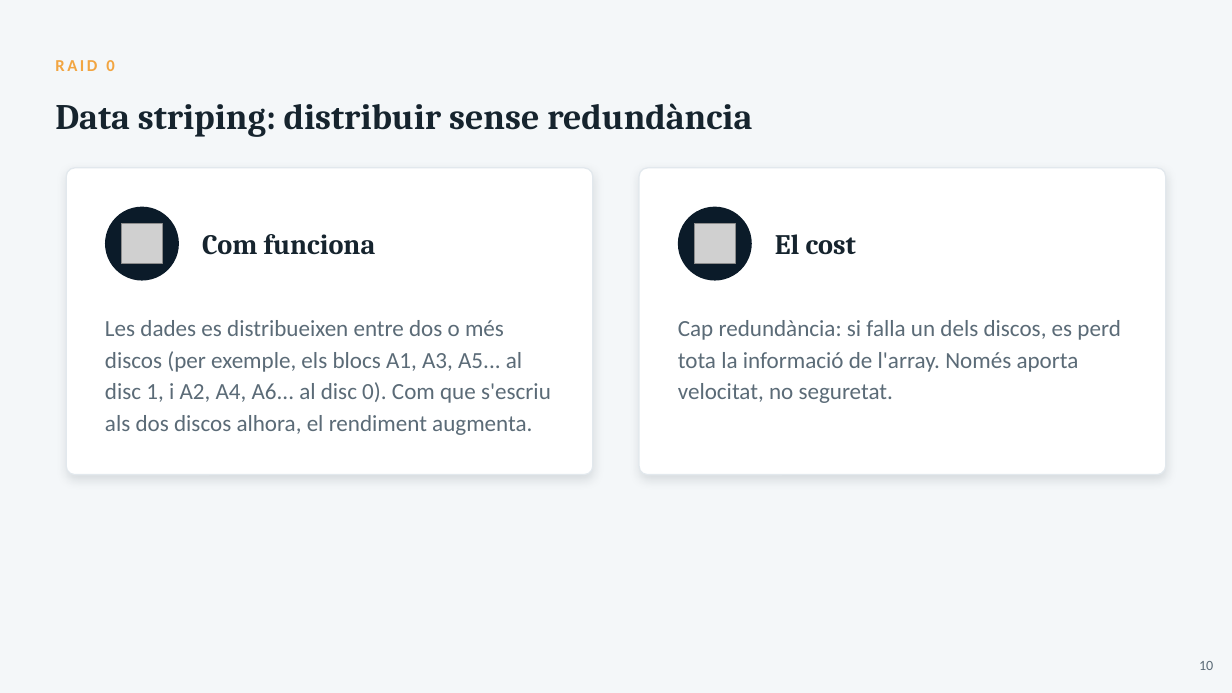
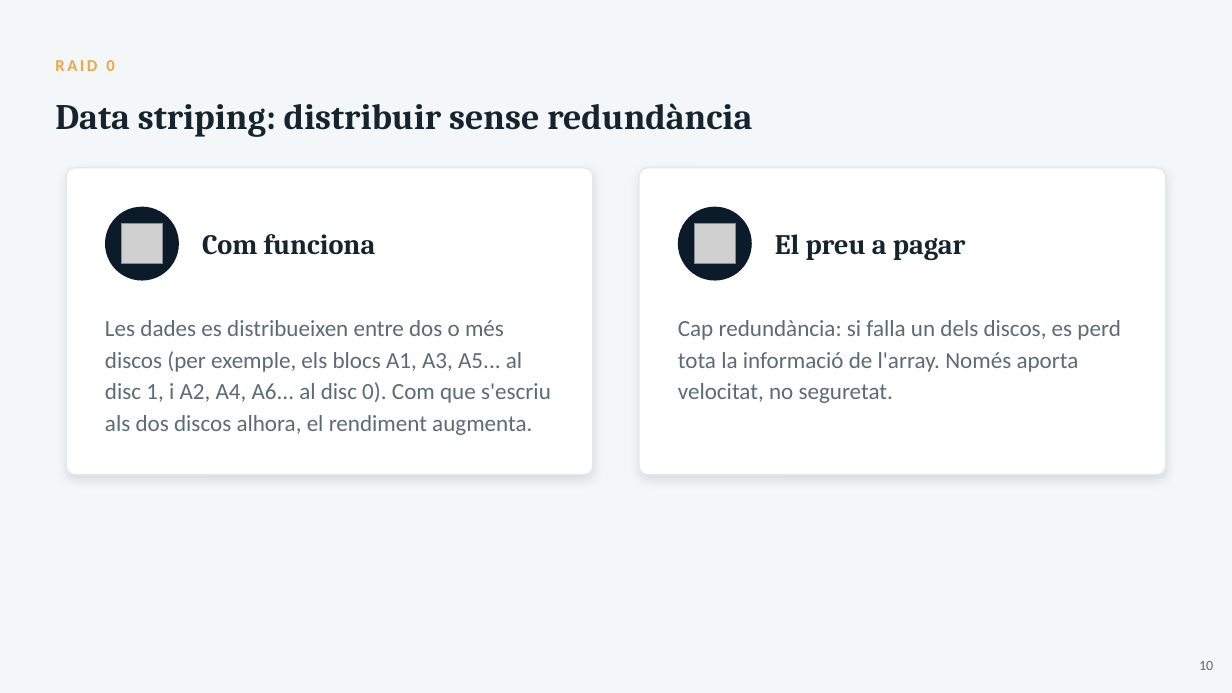
Before and after one commit to joansanchezescudero/SMX_0226_Seguretat_Informatica, a slide deck: slide 10 of RA2 - Emmagatzematge i copies de seguretat/AA2 - Sistemes demmagatzematge/RA2_AA2_Sistemes_emmagatzematge.pptx. Drawn at 1232x693 pixels with LibreOffice and Linux fonts; fonts in the diff are those of the drawing; grey boxes stand for pictures. Boxes give left, top, right and bottom in pixels: in the first picture for what was removed or moved away, otherwise in the second. Text is boxed around its words. In the diff, an @@ line names an element or a change of style, - is before the commit and + after.

```diff
--- a/RA2 - Emmagatzematge i copies de seguretat/AA2 - Sistemes demmagatzematge/RA2_AA2_Sistemes_emmagatzematge.pptx
+++ b/RA2 - Emmagatzematge i copies de seguretat/AA2 - Sistemes demmagatzematge/RA2_AA2_Sistemes_emmagatzematge.pptx
@@ text at <box>775,234,966,260</box>: text changed @@
-El cost
+El preu a pagar
```
Also in this commit, not shown: 11 other slides changed, 1 slide added, 1 other file.
